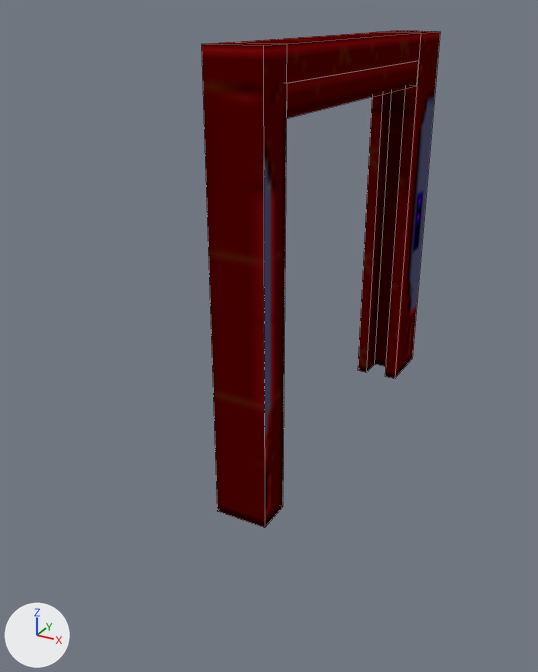
Renders of the Blender file Assets/Models/door6.blend from each side of a commit.
The view is the same before and after, from a 50 mm lens placed at (1.85, -4.3, 2.71), pointed at (-0.28, -0.43, 0.77). Every picture has the same lights, and +X, +Y and +Z are marked at lower left. The older version comes first. Mesh edges are drawn as thin lines. The same objects are shown in both versions, whatever each file hides.

The older version as bpy lines, for what is in view:
```python
me_researchmesh_001 = bpy.data.meshes.new('researchmesh.001')
me_researchmesh_001.from_pydata(...)  # 48 vertices, 30 faces; spans x -4.0..4.0, y -32.2..32.2, z 0.0..64.3
me_researchmesh_001.materials.append(mat_door1_3)  # picture img_door1_3
ob_door6_frame = bpy.data.objects.new('door6.frame', me_researchmesh_001)
ob_door6_frame.location = (0.0, 0.0, 0.0)
ob_door6_frame.scale = (0.0398, 0.0398, 0.0398)
```
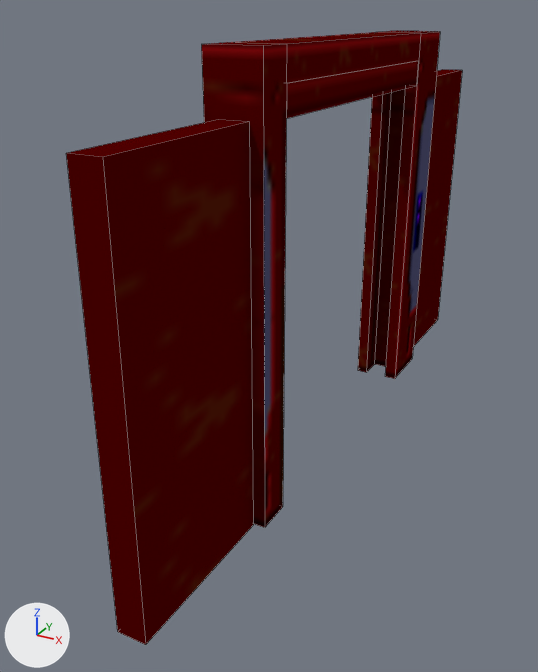
Pixel boxes (x1, y1, x2, y2) of what changed, in the pictures (538 x 672 px):
'door6.frame', reshaped (66% wider, 23% taller)
    before: (202, 31, 440, 528)
    after: (66, 31, 462, 645)
part 1 of me_researchmesh_001, added (red)
    after: (66, 119, 253, 645)
part 2 of me_researchmesh_001, added (red)
    after: (413, 70, 462, 347)

What changed in the scene script:
```text
Change me_researchmesh_001:
    used by ob_door6_frame; location = (0.0, 0.0, 0.0); scale = (0.0398, 0.0398, 0.0398)
    remove me_researchmesh_001.from_pydata(...)  # 48 vertices, 30 faces; spans x -4.0..4.0, y -32.2..32.2, z 0.0..64.3
    add me_researchmesh_001.from_pydata(...)  # 64 vertices, 42 faces; spans x -4.0..4.0, y -57.4..56.4, z -0.2..64.3
    me_researchmesh_001 part 1: a new loose piece, a box spanning x -2.0..2.2, y -57.4..-32.2, z -0.2..56.2, in mat_door1_3 (picture img_door1_3)
    me_researchmesh_001 part 2: a new loose piece, a box spanning x -2.0..2.2, y 32.2..56.4, z -0.2..56.2, in mat_door1_3 (picture img_door1_3)
```
